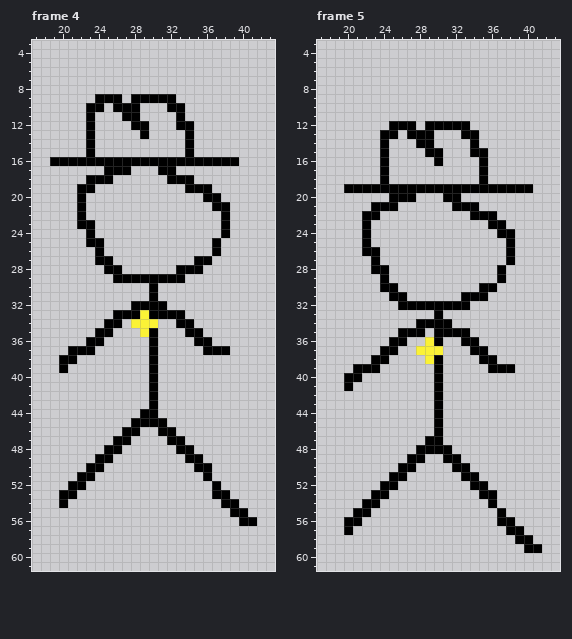
Edited in one commit: pixel-art file (ShovelJam/ShovelJam/ASSETS/Ase Files/jimmy/jimmy_walking.ase). The picture above is the old version.
64x64 pixels, 5 frames. Shown: frame 4: x 17..43, y 3..61; frame 5: x 17..43, y 3..61. The commit also changed other frames, which this record leaves out.
And afterwards:
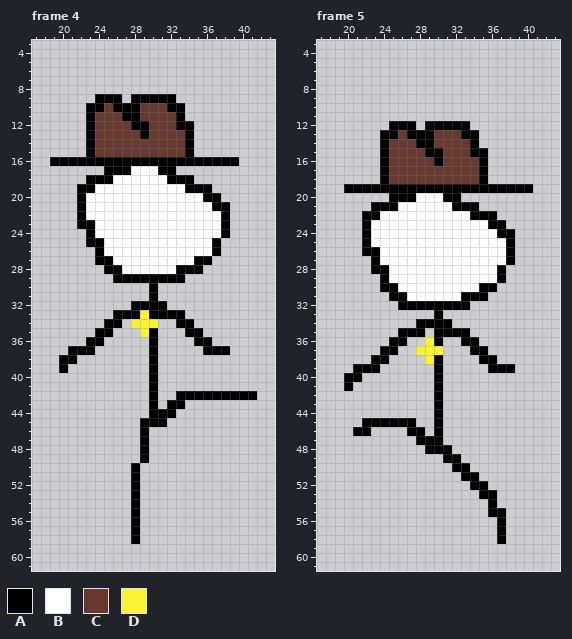
Palette (. is transparent): A #000000  B #ffffff  C #663931  D #fbf236
Diff:
Frame 4, layers "Accessory", "Head", "Body":
Colour A is added in row 42 at x 33 to 41; in row 43 at x 32 to 33; in row 44 at x 31 to 32; in rows 46 to 49 at x 29; in rows 50 to 58 at x 28.
Colour B is added in row 17 at x 28 to 30; in row 18 at x 26 to 31; in row 19 at x 24 to 33; in row 20 at x 23 to 35; in row 21 at x 23 to 36; in row 22 at x 23 to 37.
Colour B is added in rows 23 to 24 at x 24 to 37; in rows 25 to 26 at x 25 to 36; in row 27 at x 26 to 34; in row 28 at x 27 to 32.
Colour C is added in row 10 at x 25 and 29 to 31; in row 11 at x 24 to 26 and 29 to 32; in row 12 at x 24 to 27 and 30 to 32; in row 13 at x 24 to 28 and 30 to 33; in rows 14 to 15 at x 24 to 33.
The author cleared colour A in row 44 at x 29; in row 45 at x 28; in row 46 at x 27 to 28 and 31 to 32; in row 47 at x 26 to 27 and 32 to 33; in row 48 at x 25 to 26 and 33 to 34; in row 49 at x 24 to 25 and 34 to 35.
The author cleared colour A in row 50 at x 23 to 24 and 35 to 36; in row 51 at x 22 to 23 and 36; in row 52 at x 21 to 22 and 37; in row 53 at x 20 to 21 and 37 to 38; in row 54 at x 20 and 38 to 39; in row 55 at x 39 to 40.
The author cleared colour A in row 56 at x 40 to 41.
Frame 5, layers "Accessory", "Head", "Body":
Colour A is added in row 45 at x 22 to 27; in row 46 at x 21 to 22 and 27 to 28; in row 47 at x 28; in row 55 at x 36; in rows 57 to 58 at x 37.
Colour B is added in row 20 at x 28 to 30; in row 21 at x 26 to 31; in row 22 at x 24 to 33; in row 23 at x 23 to 35; in row 24 at x 23 to 36; in row 25 at x 23 to 37.
Colour B is added in rows 26 to 27 at x 24 to 37; in rows 28 to 29 at x 25 to 36; in row 30 at x 26 to 34; in row 31 at x 27 to 32.
Colour C is added in row 13 at x 26 and 30 to 32; in row 14 at x 25 to 27 and 30 to 33; in row 15 at x 25 to 28 and 31 to 33; in row 16 at x 25 to 29 and 31 to 34; in rows 17 to 18 at x 25 to 34.
The author cleared colour A in row 48 at x 28; in row 49 at x 27 to 28; in row 50 at x 26 to 27; in row 51 at x 25 to 26; in row 52 at x 24 to 25; in row 53 at x 23 to 24.
The author cleared colour A in row 54 at x 22 to 23; in row 55 at x 21 to 22; in row 56 at x 20 to 21 and 38; in row 57 at x 20 and 38 to 39; in row 58 at x 39 to 40; in row 59 at x 40 to 41.
Pixel boxes of the changes (left, top, right, bottom) in both pictures:
added: (86, 103, 221, 274)
changed: (59, 391, 257, 544)
added: (371, 130, 506, 301)
changed: (344, 418, 425, 535)
changed: (488, 508, 542, 553)
